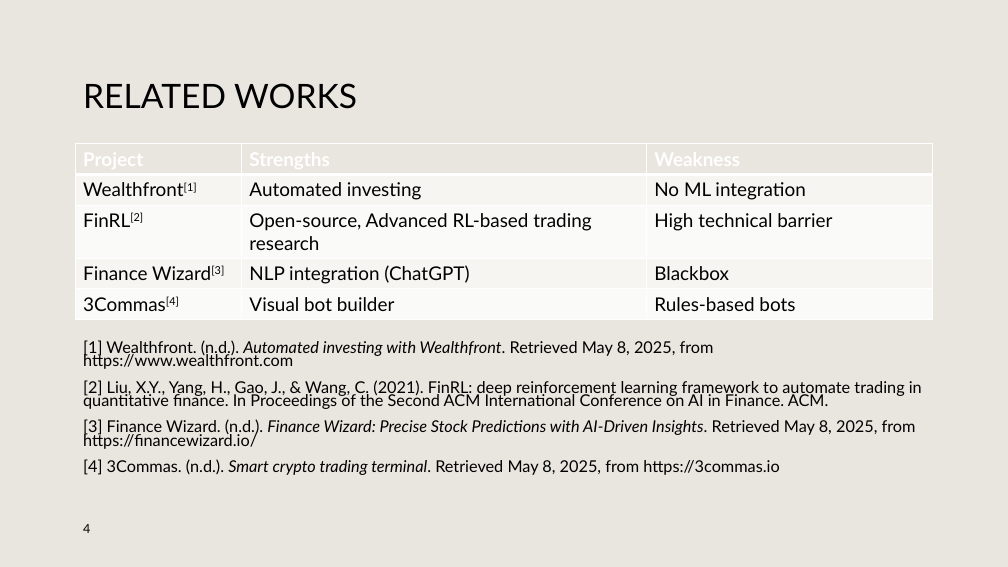
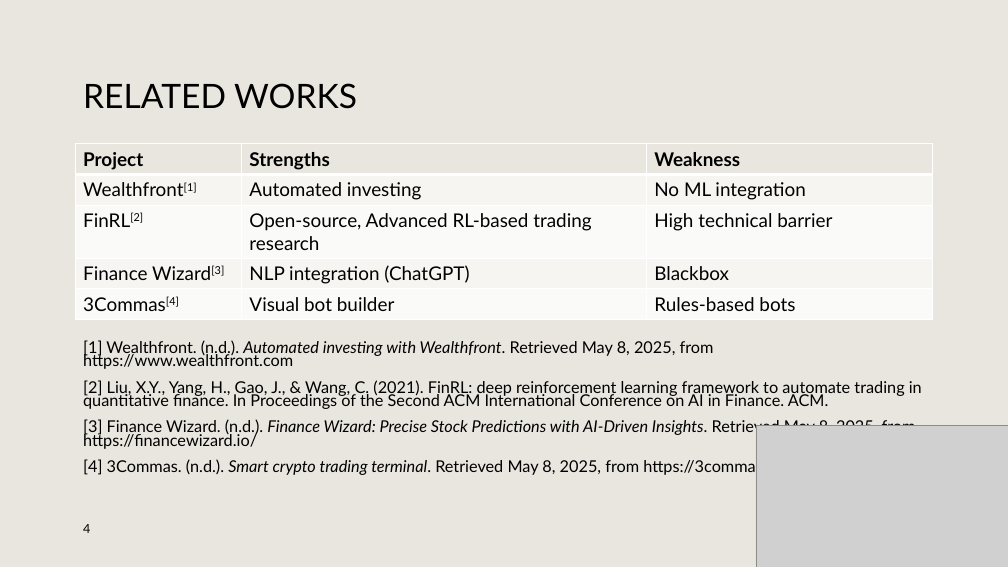
Before and after one commit to Chiuchiyin/CM3070-Final-project, a slide deck: slide 4 of Project proposal/draft 3.pptm. Drawn at 1008x567 pixels with LibreOffice and Linux fonts; fonts in the diff are those of the drawing; grey boxes stand for pictures; background and template pictures are left out. Boxes give left, top, right and bottom in pixels: in the first picture for what was removed or moved away, otherwise in the second. Text is boxed around its words. In the diff, an @@ line names an element or a change of style, - is before the commit and + after.

```diff
--- a/Project proposal/draft 3.pptm
+++ b/Project proposal/draft 3.pptm
@@ table at (76, 144, 933, 319) @@
@@ text colour #FFFFFF to #000000 in "Project", "Strengths", "Weakness" @@
@@ picture added at (756, 425, 1008, 567) @@
```
Also in this commit, not shown: 3 other slides changed, 16 other files.
